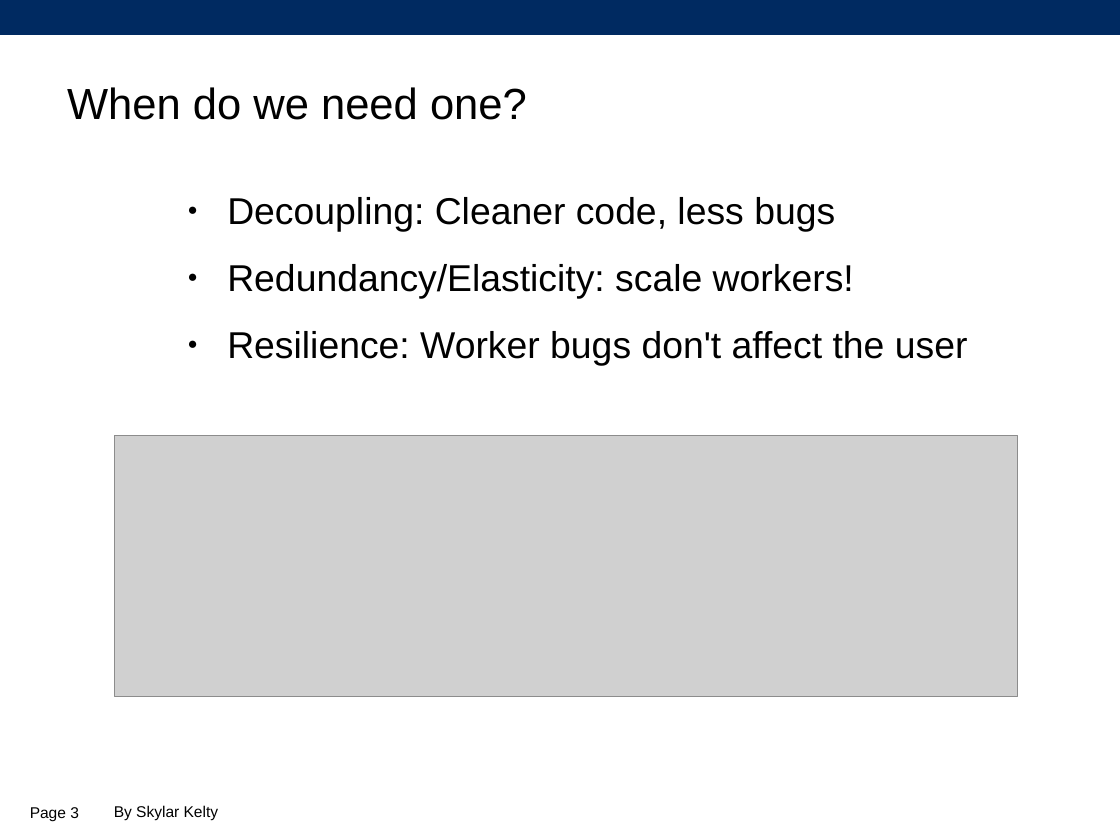
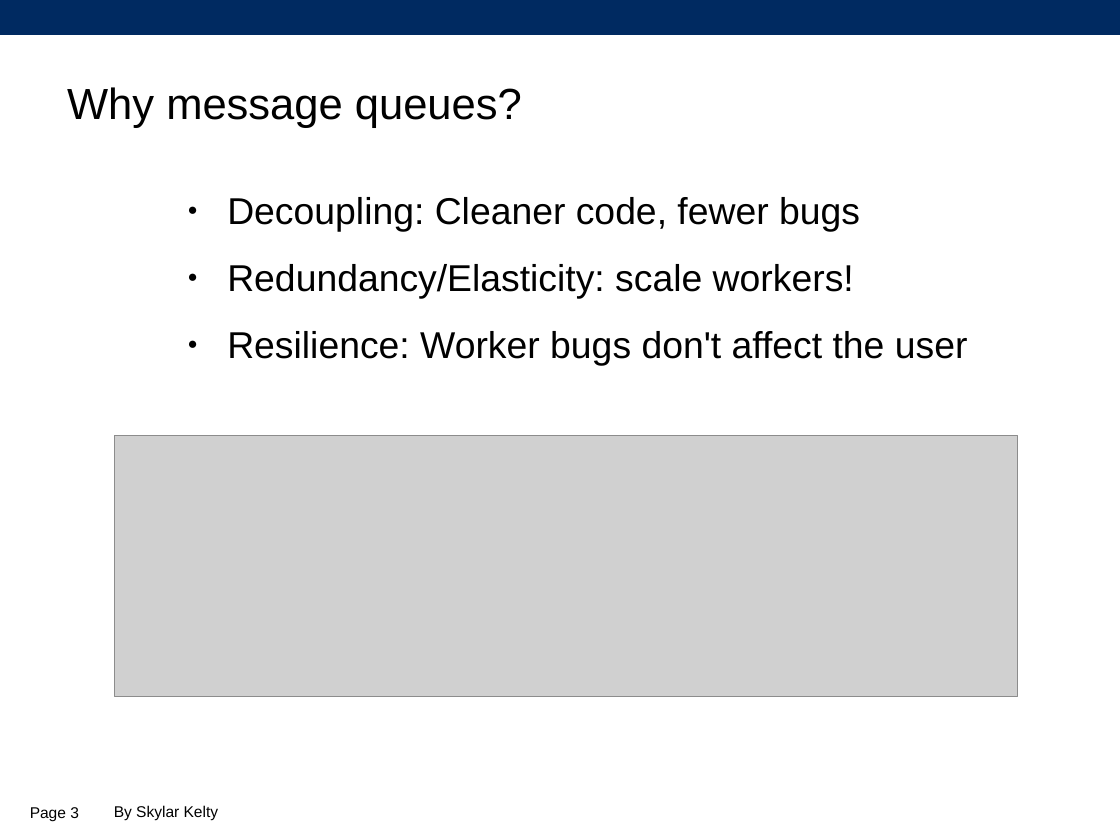
Before and after one commit to SkylarKelty/pheanstalkd-demo, a slide deck: slide 3 of presentation/beanstalkd.odp. Drawn at 1120x840 pixels with LibreOffice and Linux fonts; fonts in the diff are those of the drawing; grey boxes stand for pictures; background and template pictures are left out. Boxes give left, top, right and bottom in pixels: in the first picture for what was removed or moved away, otherwise in the second. Text is boxed around its words. In the diff, an @@ line names an element or a change of style, - is before the commit and + after.

Commit message:
Fix things

```diff
--- a/presentation/beanstalkd.odp
+++ b/presentation/beanstalkd.odp
@@ title at (67,87,522,128): text changed @@
-When do we need one?
+Why message queues?
@@ text at (227,197,860,232): text changed @@
-● Decoupling: Cleaner code, less bugs
+● Decoupling: Cleaner code, fewer bugs
```
Also in this commit, not shown: 1 slide removed.
